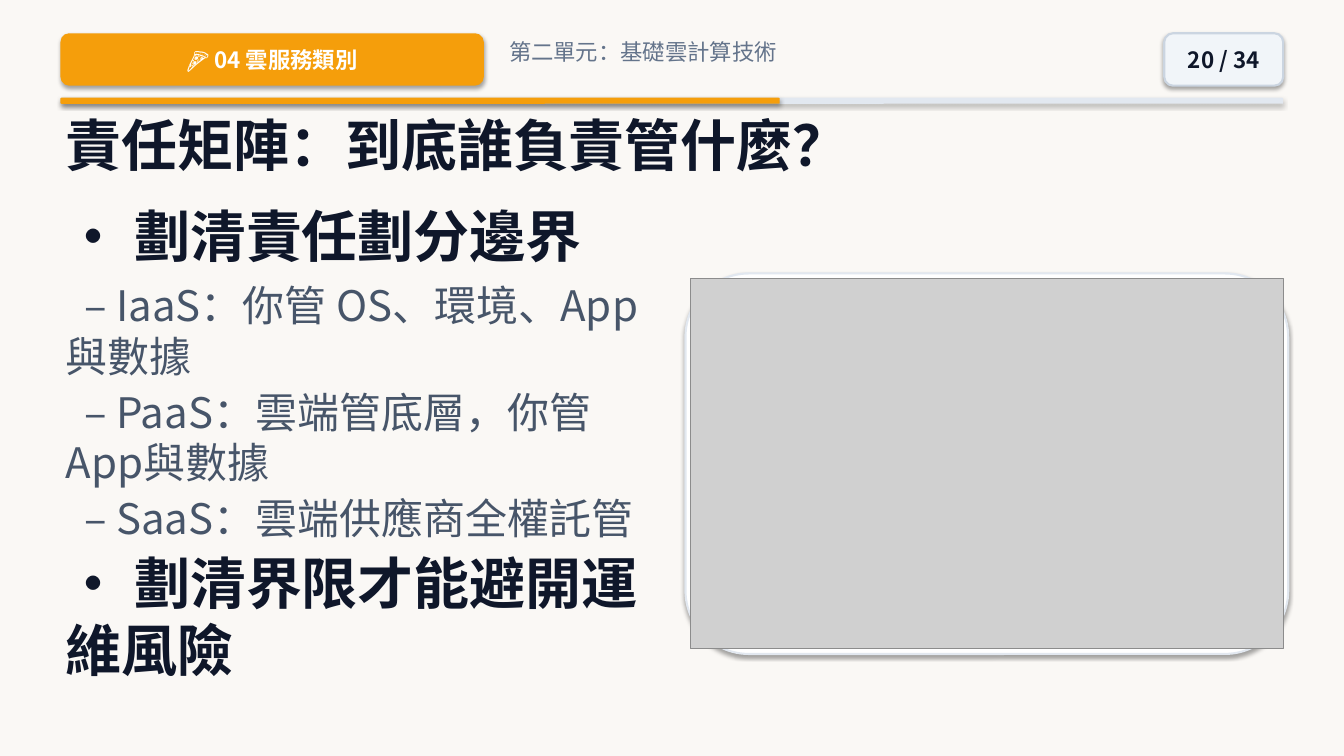
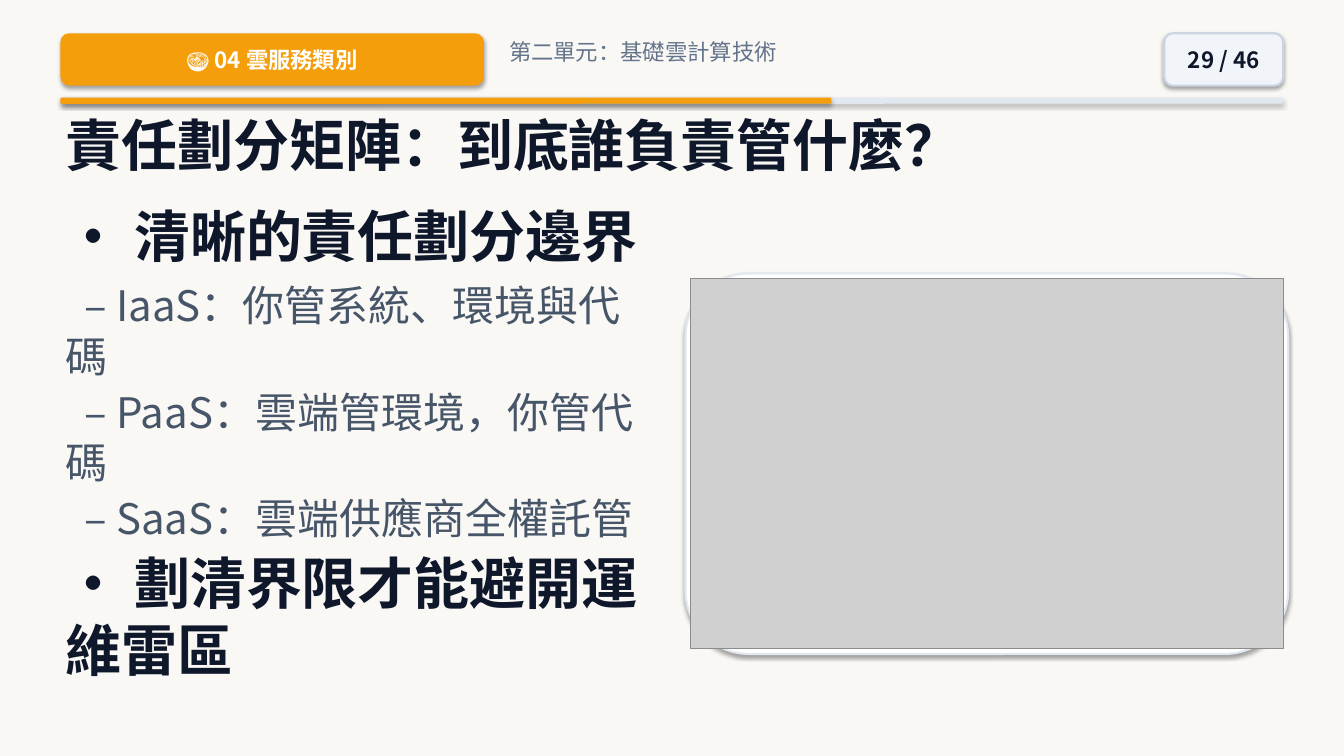
Before and after one commit to joe-ging/seed-cloud-curriculum, a slide deck: slide 29 of downloads/Deck01_Cloud_Level2_NextGen_Pixar_Theme.pptx (slide 20 before the commit). Drawn at 1344x756 pixels with LibreOffice and Linux fonts; fonts in the diff are those of the drawing; grey boxes stand for pictures. Boxes give left, top, right and bottom in pixels: in the first picture for what was removed or moved away, otherwise in the second. Text is boxed around its words. In the diff, an @@ line names an element or a change of style, - is before the commit and + after.

```diff
--- a/downloads/Deck01_Cloud_Level2_NextGen_Pixar_Theme.pptx
+++ b/downloads/Deck01_Cloud_Level2_NextGen_Pixar_Theme.pptx
@@ text in rounded rectangle at [1188,51,1259,69]: text changed @@
-20 / 34
+29 / 46
@@ rounded rectangle: place and size @@
-rounded rectangle at [60,98,780,104]
+rounded rectangle at [60,98,832,104]
@@ text at [65,118,960,172]: text changed @@
-責任矩陣：到底誰負責管什麼？
+責任劃分矩陣：到底誰負責管什麼？
@@ text at [65,209,638,482]: text changed @@
-• 劃清責任劃分邊界
-– IaaS：你管 OS、環境、App與數據
-– PaaS：雲端管底層，你管 App與數據
+• 清晰的責任劃分邊界
+– IaaS：你管系統、環境與代碼
+– PaaS：雲端管環境，你管代碼
@@ text at [65,556,638,676]: text changed @@
-• 劃清界限才能避開運維風險
+• 劃清界限才能避開運維雷區
```
Also in this commit, not shown: 31 other slides changed, 13 slides added, 1 slide removed, 50 other files.
